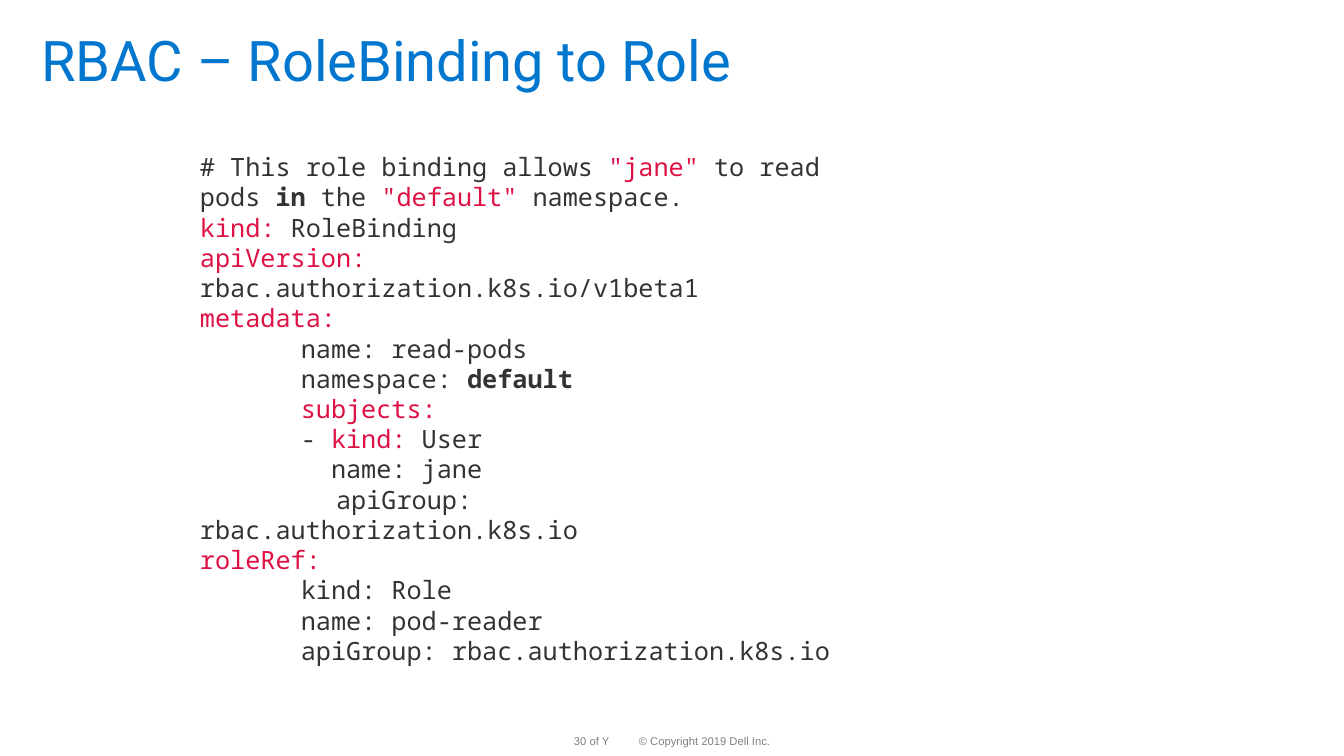
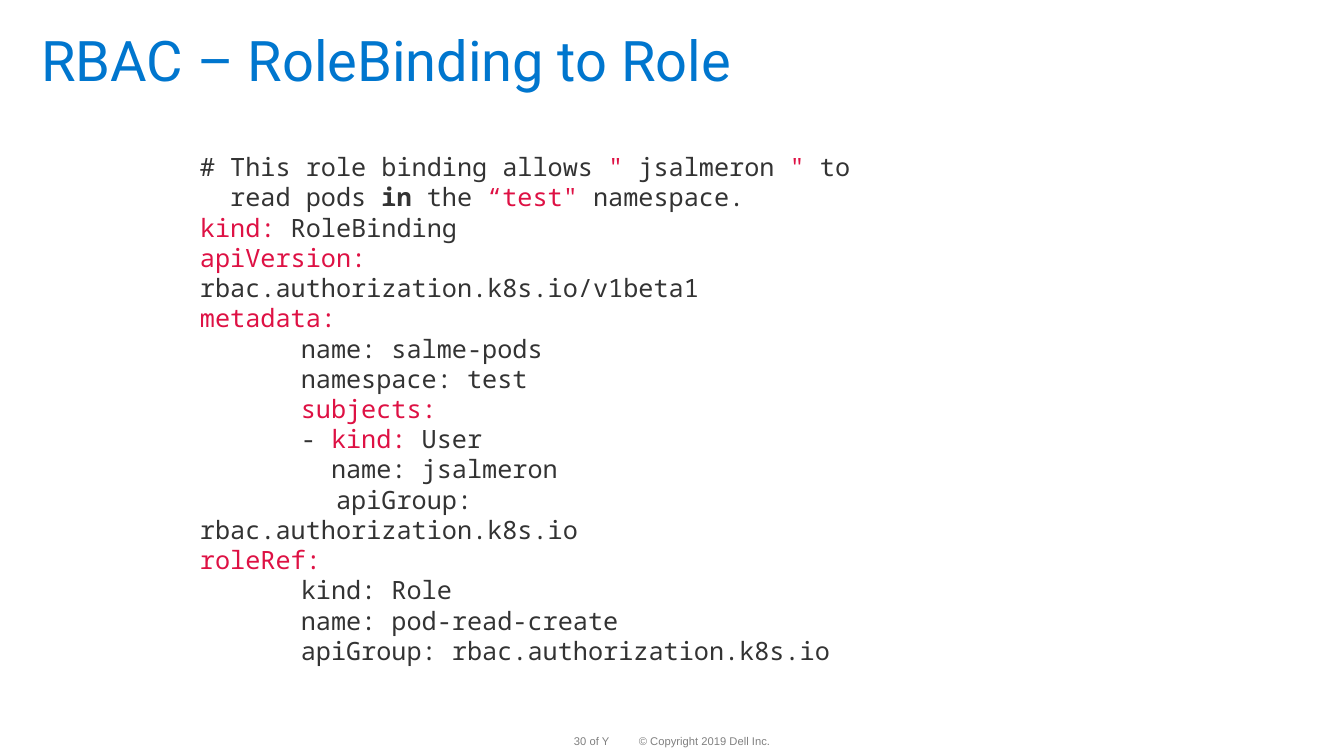
Before and after one commit to dteskubernetesworkshop/spring-boot-k8s-workshop, a slide deck: slide 30 of slides/k8 workshop deck-Day-3 -v 1.0.pptx. Drawn at 1344x756 pixels with LibreOffice and Linux fonts; fonts in the diff are those of the drawing; background and template pictures are left out. Boxes give left, top, right and bottom in pixels: in the first picture for what was removed or moved away, otherwise in the second. Text is boxed around its words. In the diff, an @@ line names an element or a change of style, - is before the commit and + after.

Commit message:
slides updated

```diff
--- a/slides/k8 workshop deck-Day-3 -v 1.0.pptx
+++ b/slides/k8 workshop deck-Day-3 -v 1.0.pptx
@@ text at bbox=[230, 157, 850, 212]: text changed @@
-# This role binding allows "jane" to read pods in the "default" namespace.
+# This role binding allows " jsalmeron " to
+read pods in the “test" namespace.
@@ text at bbox=[301, 339, 542, 394]: text changed @@
-name: read-pods
-namespace: default
+name: salme-pods
+namespace: test
@@ text at bbox=[331, 459, 558, 484]: text changed @@
-name: jane
+name: jsalmeron
@@ text at bbox=[301, 611, 618, 636]: text changed @@
-name: pod-reader
+name: pod-read-create
```
Also in this commit, not shown: 6 other slides changed, 2 slides added, 2 slides removed, 1 other file.
